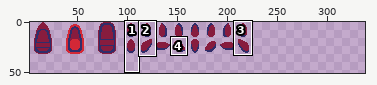
Two states of a pixel-art file, src/assets/art/entities.aseprite. The picture above shows the old version from afar; the outline marks the close-up.
Close-up. First the earlier version:
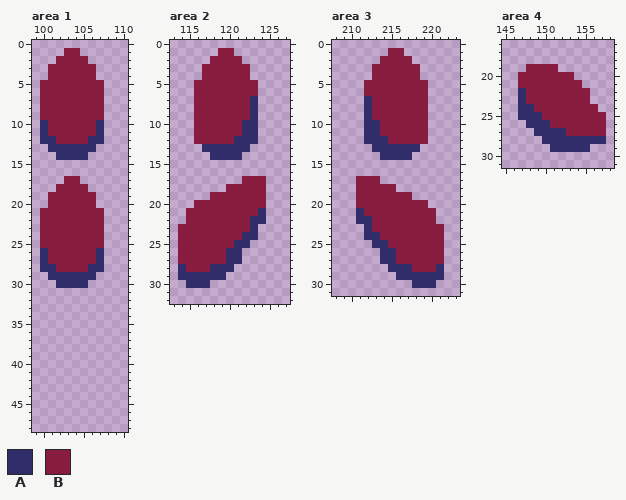
1280x720 pixels, 1 frame. Shown: area 1: x 99..110, y 0..48; area 2: x 113..127, y 0..32; area 3: x 208..223, y 0..31; area 4: x 145..158, y 16..31. The wide view leaves out empty margins. The commit also changed other parts of the picture, which this record leaves out.
Palette (. is transparent): A #302d6a  B #871c3e
Pixels before, area 1, first column x 100:
 1 ...BB...
 2 ..BBBB..
 3 .BBBBBB.
 4 .BBBBBB.
 5 BBBBBBBB
 6 BBBBBBBB
 7 BBBBBBBB
 8 BBBBBBBB
 9 BBBBBBBB
10 ABBBBBBA
11 ABBBBBBA
12 AABBBBAA
13 .AAAAAA.
14 ..AAAA..
15 ........
16 ........
17 ...BB...
18 ..BBBB..
19 .BBBBBB.
20 .BBBBBB.
21 BBBBBBBB
22 BBBBBBBB
23 BBBBBBBB
24 BBBBBBBB
25 BBBBBBBB
26 ABBBBBBA
27 ABBBBBBA
28 AABBBBAA
29 .AAAAAA.
30 ..AAAA..
Pixels before, area 2, first column x 114:
 1 .....BB....
 2 ....BBBB...
 3 ...BBBBBB..
 4 ...BBBBBB..
 5 ..BBBBBBBB.
 6 ..BBBBBBBB.
 7 ..BBBBBBBA.
 8 ..BBBBBBBA.
 9 ..BBBBBBBA.
10 ..BBBBBBAA.
11 ..BBBBBBAA.
12 ..BBBBBAAA.
13 ...AAAAAA..
14 ....AAAA...
15 ...........
16 ...........
17 ........BBB
18 ......BBBBB
19 ....BBBBBBB
20 ..BBBBBBBBB
21 .BBBBBBBBBA
22 .BBBBBBBBAA
23 BBBBBBBBBA.
24 BBBBBBBBAA.
25 BBBBBBBAA..
26 BBBBBBAA...
27 BBBBBBAA...
28 ABBBAAA....
29 AAAAAA.....
30 .AAA.......
Pixels before, area 3, first column x 211:
 1 ....BB.....
 2 ...BBBB....
 3 ..BBBBBB...
 4 ..BBBBBB...
 5 .BBBBBBBB..
 6 .BBBBBBBB..
 7 .ABBBBBBB..
 8 .ABBBBBBB..
 9 .ABBBBBBB..
10 .AABBBBBB..
11 .AABBBBBB..
12 .AAABBBBB..
13 ..AAAAAA...
14 ...AAAA....
15 ...........
16 ...........
17 BBB........
18 BBBBB......
19 BBBBBBB....
20 BBBBBBBBB..
21 ABBBBBBBBB.
22 AABBBBBBBB.
23 .ABBBBBBBBB
24 .AABBBBBBBB
25 ..AABBBBBBB
26 ...AABBBBBB
27 ...AABBBBBB
28 ....AAABBBA
29 .....AAAAAA
30 .......AAA.
Pixels before, area 4, first column x 147:
19 .BBBB......
20 BBBBBBB....
21 BBBBBBBB...
22 ABBBBBBBB..
23 ABBBBBBBB..
24 AABBBBBBBB.
25 AAABBBBBBBB
26 .AAABBBBBBB
27 ..AAAABBBBB
28 ...AAAAAAAA
29 ....AAAAA..
New version:
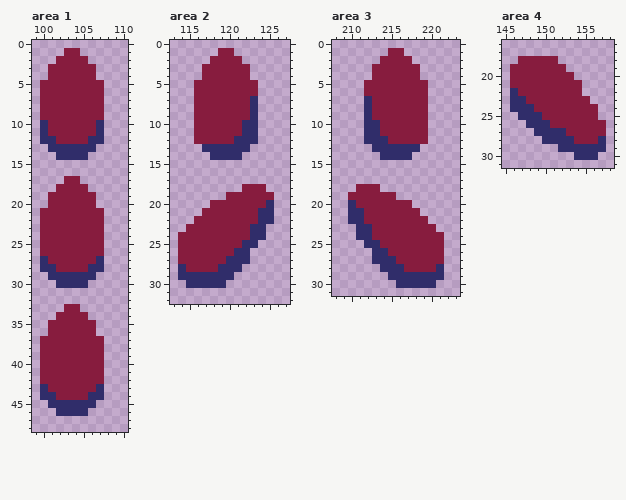
The author wrote: start working on 16 angle boat sprite
Changes in this commit:
Area 1, layer "boat":
y 26: x 100 A -> B; x 107 A -> B
y 33: x 103..104 .. -> BB
y 34: x 102..105 .... -> BBBB
y 35..36: x 101..106 ...... -> BBBBBB
y 37..42: x 100..107 ........ -> BBBBBBBB
y 43: x 100..107 ........ -> ABBBBBBA
y 44: x 100..107 ........ -> AABBBBAA
y 45: x 101..106 ...... -> AAAAAA
y 46: x 102..105 .... -> AAAA
Area 2, layer "boat":
y 17: x 122..124 BBB -> ...
y 18: x 120..121 BB -> ..
y 19: x 118..119 BB -> ..; x 125 . -> B
y 20: x 116..117 BB -> ..; x 125 . -> A
y 21: x 115..116 BB -> ..; x 125 . -> A
y 22: x 115 B -> .; x 123 A -> B; x 125 . -> A
y 23: x 114 B -> .; x 124 . -> A
y 24: x 122 A -> B; x 124 . -> A
y 25: x 121 A -> B; x 123 . -> A
y 26: x 120 A -> B; x 122 . -> A
y 27: x 122 . -> A
y 28: x 118 A -> B; x 121 . -> A
y 29: x 120 . -> A
y 30: x 118..119 .. -> AA
Area 3, layer "boat":
y 17: x 211..213 BBB -> ...
y 18: x 214..215 BB -> ..
y 19: x 210 . -> B; x 216..217 BB -> ..
y 20: x 210 . -> A; x 218..219 BB -> ..
y 21: x 210 . -> A; x 219..220 BB -> ..
y 22: x 210 . -> A; x 212 A -> B; x 220 B -> .
y 23: x 211 . -> A; x 221 B -> .
y 24: x 211 . -> A; x 213 A -> B
y 25: x 212 . -> A; x 214 A -> B
y 26: x 213 . -> A; x 215 A -> B
y 27: x 213 . -> A
y 28: x 214 . -> A; x 217 A -> B
y 29: x 215 . -> A
y 30: x 216..217 .. -> AA
Area 4, layer "boat":
y 18: x 147..151 ..... -> BBBBB
y 19: x 146..147 .. -> BB; x 152 . -> B
y 20..21: x 146 . -> B
y 22: x 146..147 .A -> AB; x 155 B -> .
y 23..24: x 146 . -> A
y 25: x 157 B -> .
y 28: x 154..156 AAA -> BBB
y 29: x 151 A -> .; x 156..157 .. -> AA
y 30: x 154..156 ... -> AAA
Where, in picture pixels (left, top, right, bottom), the same in both close-ups:
changed: (40, 248, 48, 256)
changed: (96, 248, 104, 256)
added: (40, 304, 104, 416)
changed: (178, 176, 274, 288)
changed: (348, 176, 444, 288)
changed: (510, 56, 606, 160)
